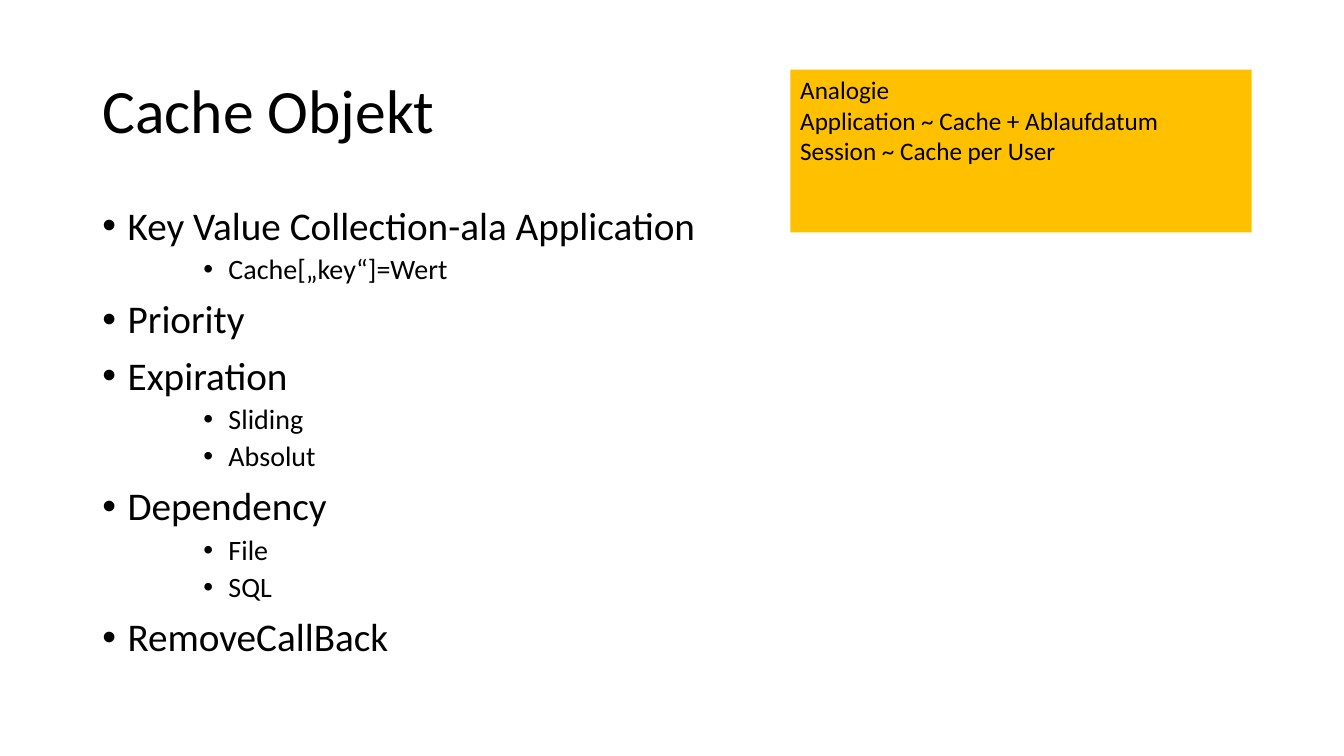
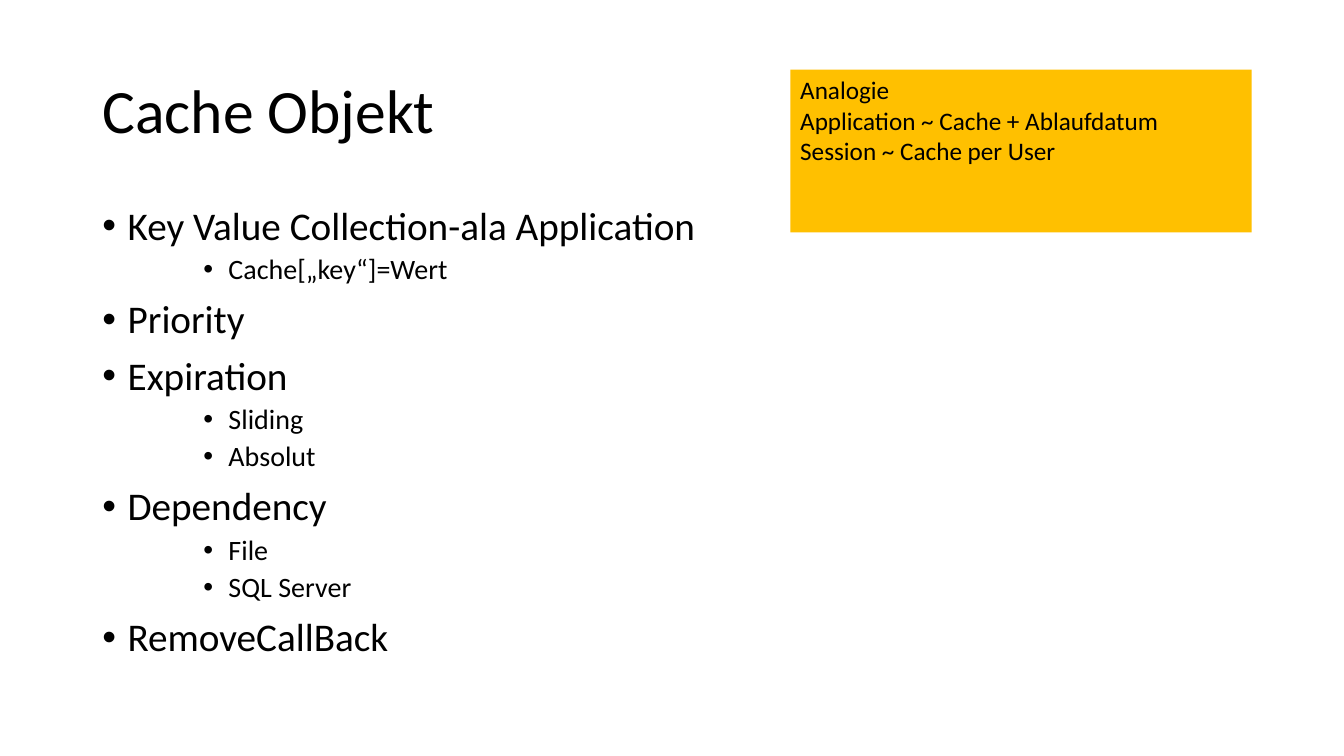
Before and after one commit to ppedvAG/WebformsKurs, a slide deck: slide 5 of 14Performance.pptx. Drawn at 1344x756 pixels with LibreOffice and Linux fonts; fonts in the diff are those of the drawing. Boxes give left, top, right and bottom in pixels: in the first picture for what was removed or moved away, otherwise in the second. Text is boxed around its words. In the diff, an @@ line names an element or a change of style, - is before the commit and + after.

Commit message:
Cache Data

```diff
--- a/14Performance.pptx
+++ b/14Performance.pptx
@@ text at <box>228,579,351,601</box>: text changed @@
-    • SQL
+    • SQL Server
```
Also in this commit, not shown: 1 other slide changed, 4 other files.
